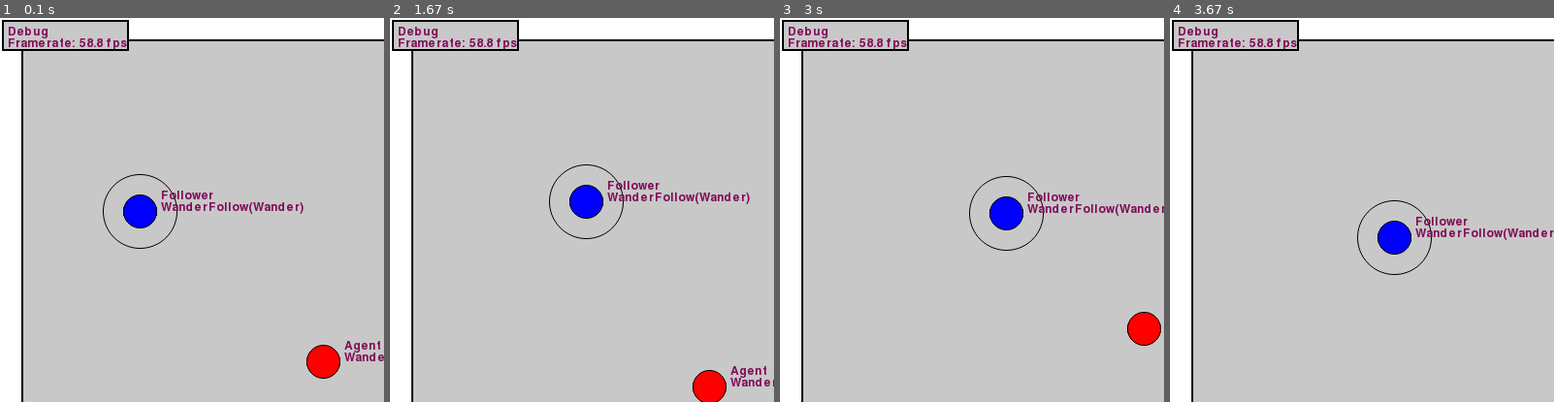
Above: before the commit, frames 1-4 (left to right).
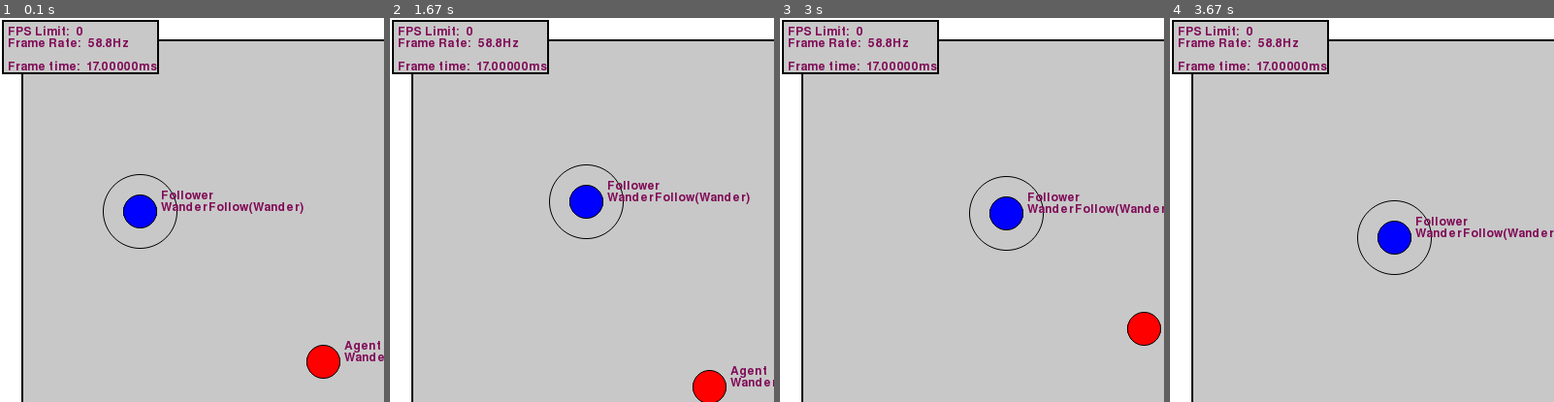
Above: after the commit, the same moments.

Repository: raphaelpaiva/py_creatures
Game: pygame game, started from main.py
The game is run twice, just before and just after one commit, with the same random seed, the same clock (stepped at 60 frames per second) and the same inputs.
Inputs:
- Up to frame 1 (0.1 s): no input
- Up to frame 2 (1.67 s): no input
- Up to frame 3 (3 s): no input
- Up to frame 4 (3.67 s): no input
The pictures show only the part of the screen within x 0-50%, y 0-50%; the shares and areas given below are measured in that part.

The runs differ from the first frame. In frame 1, 2.1% of the frame differs, in the area x 0-42%, y 0-15%; in frame 2, 2.1%; in frame 3, 2.1%; in frame 4, 2.1%.

Commit message:
Trimming up stats

Diff:
--- a/creatures/render_system/render_system.py
+++ b/creatures/render_system/render_system.py
@@ -58,7 +58,7 @@
   def update(self):
     self.screen.fill(WHITE)
     self.stats.frametime = self.clock.tick(self.fps_limit)
-    self.stats_widget.set_text(f"Debug\nFramerate: {min(1000.0, self.stats.framerate):4.1f} fps")
+    self.stats_widget.set_text(str(self.stats))
     for widget in self.widgets:
       widget.render()
     pg.display.update()
--- a/creatures/render_system/stats.py
+++ b/creatures/render_system/stats.py
@@ -7,23 +7,16 @@
     self.fps_limit: int     = FPS_LIMIT
     self._frametime: float  = 0
     self.framerate: float   = 0
-    self.dt: float          = 0
-    self.update_time: float = 0
-    self.render_time: float = 0
-    self.total_time: float  = 0
-    self.world_time         = 0
 
   def get_stats_dict(self) -> Dict[str, str]:
     return {
       'FPS Limit: ': str(self.fps_limit),
       'Frame Rate: ': f"{self.framerate:4.1f}Hz",
       'Frame time: ': f"{self.frametime:.5f}ms",
-      'Update time: ': f"{self.update_time:.5f}ms",
-      'Render time: ': f"{self.render_time:.5f}ms",
-      'Total time: ': f"{self.total_time:.5f}ms",
-      '𝚫t': f"{self.dt:.5f}",
-      'World clock': f"{self.world_time:.2f}"
     }
+
+  def __str__(self) -> str:
+    return '\n'.join([k + ' ' + v for k,v in self.get_stats_dict().items()]) + '\n'
 
   @property
   def frametime(self) -> float:
@@ -33,4 +26,3 @@
   def frametime(self, value: float):
     self._frametime = value
     self.framerate = 1000 / (self.frametime + 0.00001)
-    self.world_time += self.dt * 100
